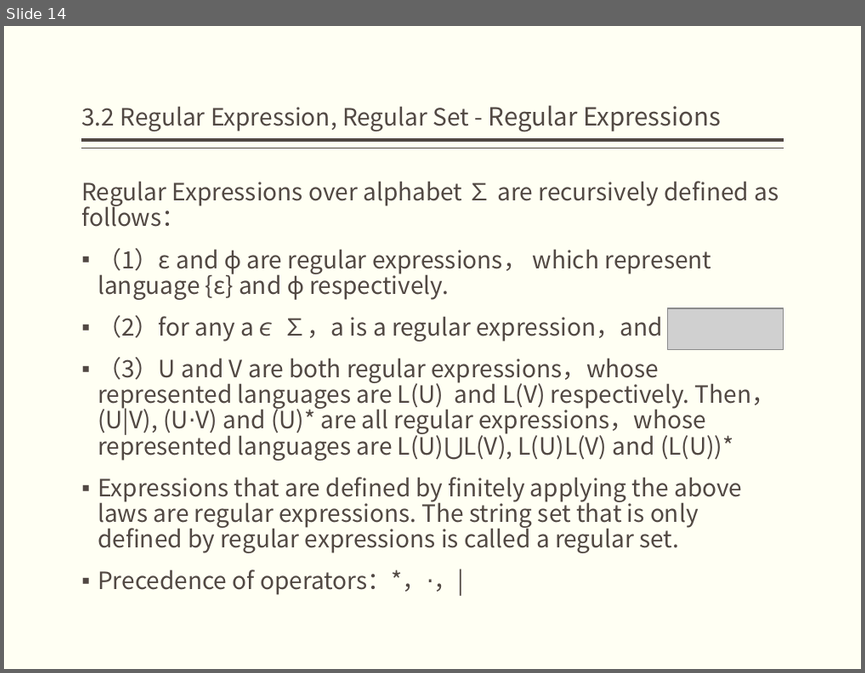
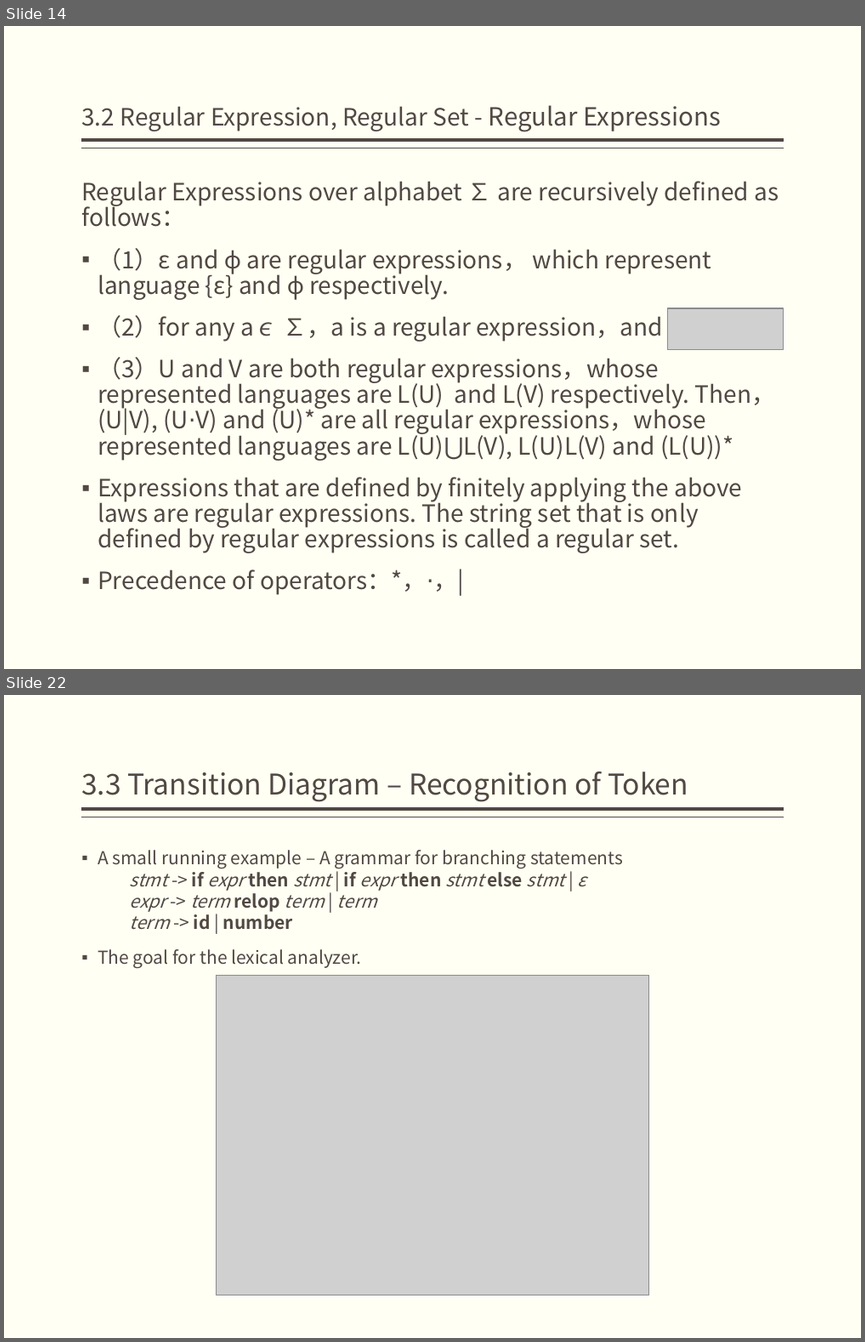
Before and after one commit to bonkboykz/jz81.github.io, a slide deck: course/compiler/LectureNotes/(Spring2017)Lecture3.pptx. Shown one above the other, each under a label of ours: slide 14 before the commit, slides 14 and 22 after it; the slides between them are not shown. The pictures are 865x673 and 865x1342 pixels, drawn with LibreOffice and Linux fonts; fonts in the diff are those of the drawing; grey boxes stand for pictures. Boxes give left, top, right and bottom in pixels: in the first picture for what was removed or moved away, otherwise in the second. Text is boxed around its words. In the diff, an @@ line names an element or a change of style, - is before the commit and + after.

```diff
--- a/course/compiler/LectureNotes/(Spring2017)Lecture3.pptx
+++ b/course/compiler/LectureNotes/(Spring2017)Lecture3.pptx
@@ slide 22 added at (4,695,861,1338), background #FFFFF3; not listed: 2 template elements that a slide beside it also shows @@
@@ title added at (81,771,688,802), 24 pt, text #514843 @@
+3.3 Transition Diagram – Recognition of Token
@@ text added at (98,850,623,968), 15 pt, text #514843 @@
+▪ A small running example – A grammar for branching statements
+stmt -> if expr then stmt | if expr then stmt else stmt | ε
+expr -> term relop term | term
+term -> id | number
+▪ The goal for the lexical analyzer.
@@ picture added at (216,975,648,1296) @@
```
Also in this commit, not shown: 2 slides changed, 12 other slides added, 1 other file.
